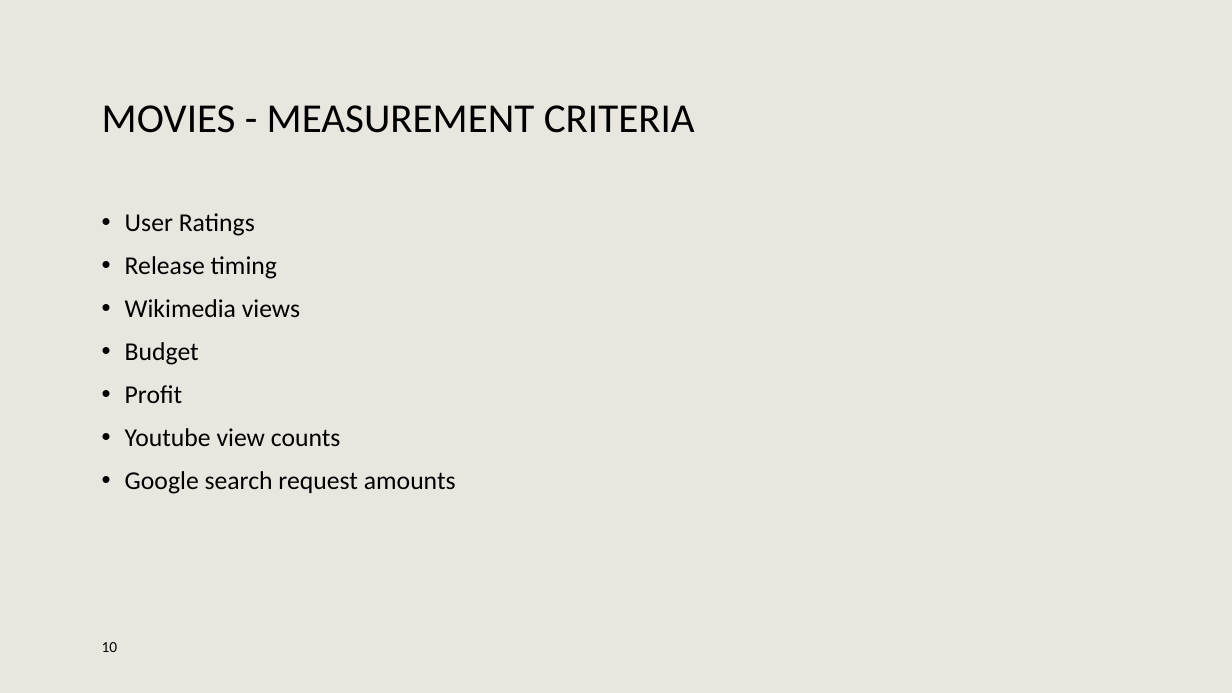
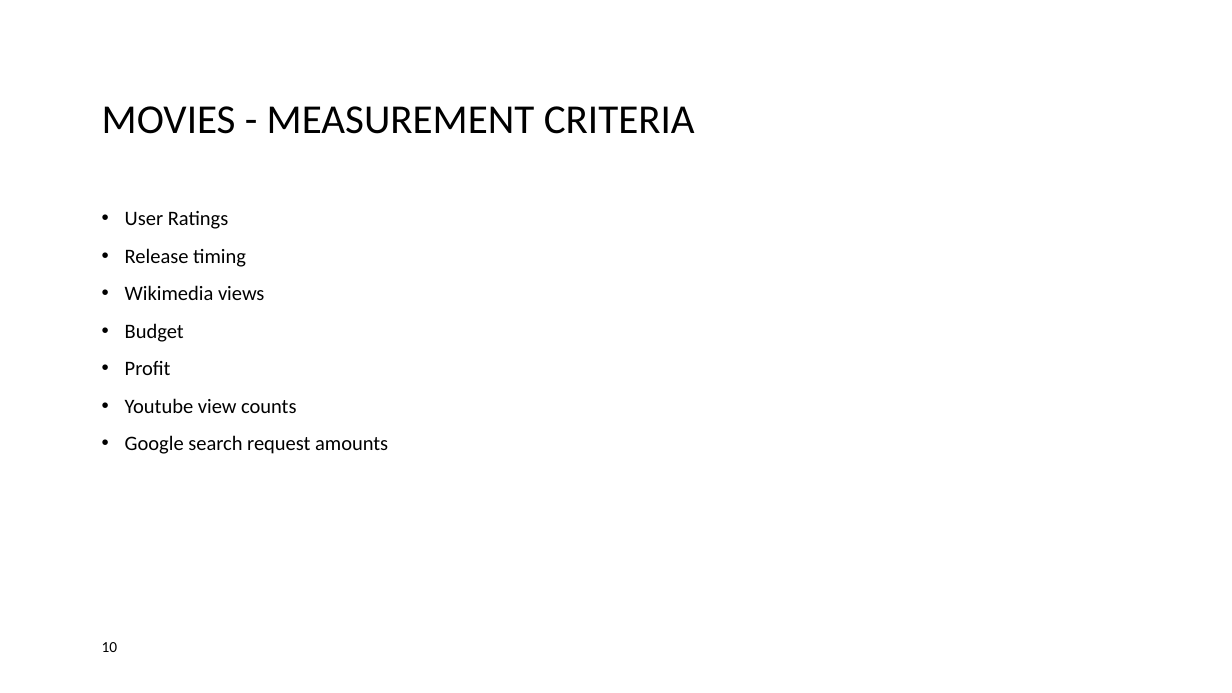
Before and after one commit to lennartklose96/DataScienceProject, a slide deck: slide 10 of Data-Science-Project.pptx. Drawn at 1232x693 pixels with LibreOffice and Linux fonts; fonts in the diff are those of the drawing; background and template pictures are left out. Boxes give left, top, right and bottom in pixels: in the first picture for what was removed or moved away, otherwise in the second. Text is boxed around its words. In the diff, an @@ line names an element or a change of style, - is before the commit and + after.

```diff
--- a/Data-Science-Project.pptx
+++ b/Data-Science-Project.pptx
@@ background #E9E6DF to #FFFFFF @@
@@ text "User Ratings" at [125,211,388,454]: size 20 to 16 pt @@
@@ page number at [102,642,118,652]: more space between paragraphs @@
```
Also in this commit, not shown: 6 other slides changed, 5 slides added, 2 slides removed.
